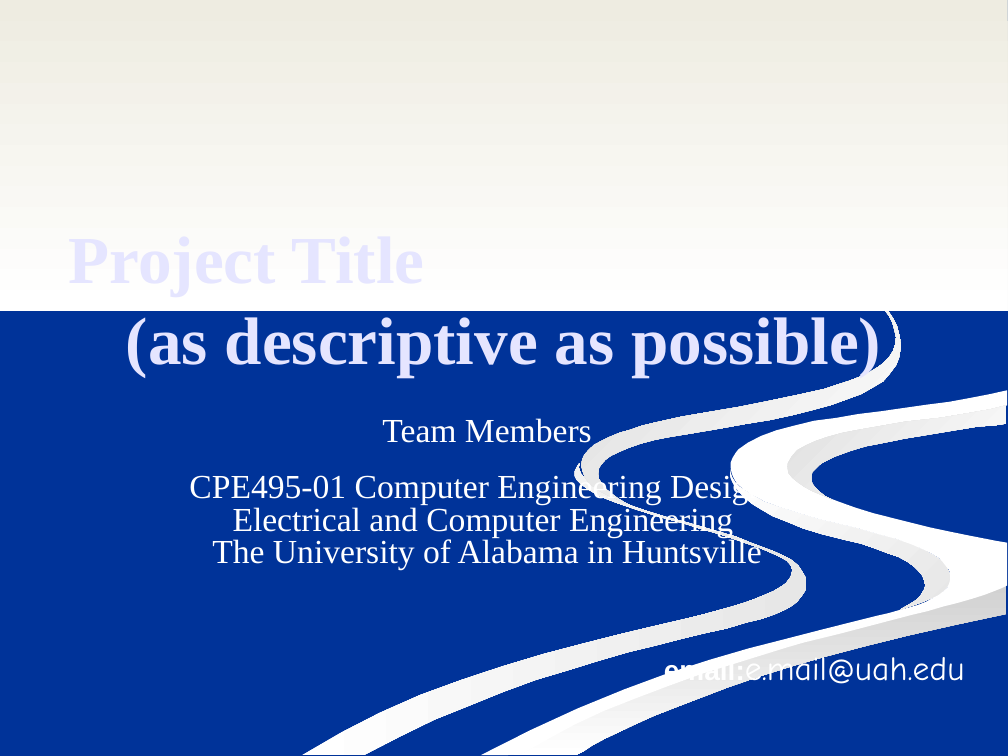
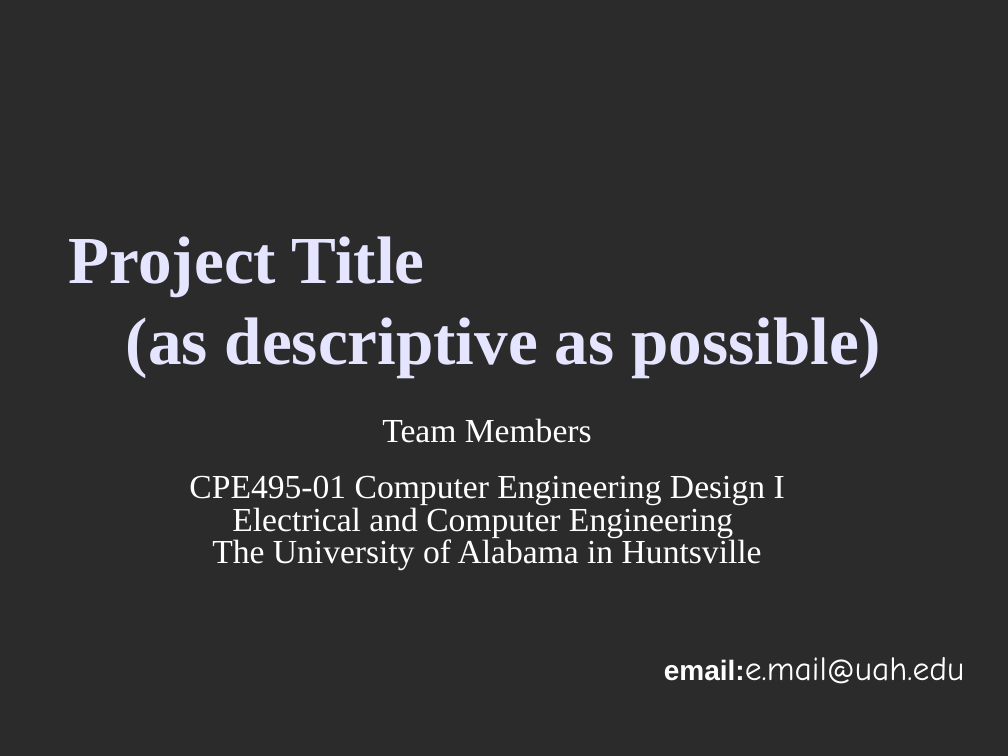
Before and after one commit to ctag/cpe495, a slide deck: slide 1 of projectProposal/495_project_proposal_template.pptx. Drawn at 1008x756 pixels with LibreOffice and Linux fonts; fonts in the diff are those of the drawing; background and template pictures are left out; a plain dark background stands for a picture behind light text. Boxes give left, top, right and bottom in pixels: in the first picture for what was removed or moved away, otherwise in the second. Text is boxed around its words. In the diff, an @@ line names an element or a change of style, - is before the commit and + after.

```diff
--- a/projectProposal/495_project_proposal_template.pptx
+++ b/projectProposal/495_project_proposal_template.pptx
@@ background #003399 to picture (left out) @@
@@ freeform shape removed at bbox=[0, 0, 1008, 310] @@
@@ freeform shape removed at bbox=[0, 0, 1008, 310] @@
@@ text at bbox=[69, 236, 881, 377]: text changed @@
-Project Title
-(as descriptive as possible)
+Project Title
+(as descriptive as possible)
@@ freeform shape removed at bbox=[582, 235, 901, 504] @@
@@ freeform shape removed at bbox=[582, 235, 901, 504] @@
@@ freeform shape removed at bbox=[481, 390, 1007, 755] @@
@@ freeform shape removed at bbox=[787, 405, 1006, 500] @@
@@ freeform shape removed at bbox=[787, 405, 1006, 500] @@
@@ freeform shape removed at bbox=[302, 463, 806, 755] @@
@@ freeform shape removed at bbox=[302, 463, 806, 755] @@
@@ freeform shape removed at bbox=[730, 468, 951, 610] @@
@@ freeform shape removed at bbox=[730, 468, 951, 610] @@
@@ text at bbox=[212, 504, 762, 569]: text changed @@
-Electrical and Computer Engineering
-The University of Alabama in Huntsville
+Electrical and Computer Engineering
+The University of Alabama in Huntsville
@@ freeform shape removed at bbox=[507, 586, 1006, 755] @@
@@ freeform shape removed at bbox=[507, 586, 1006, 755] @@
```
Also in this commit, not shown: 18 other slides changed, 15 other files.
